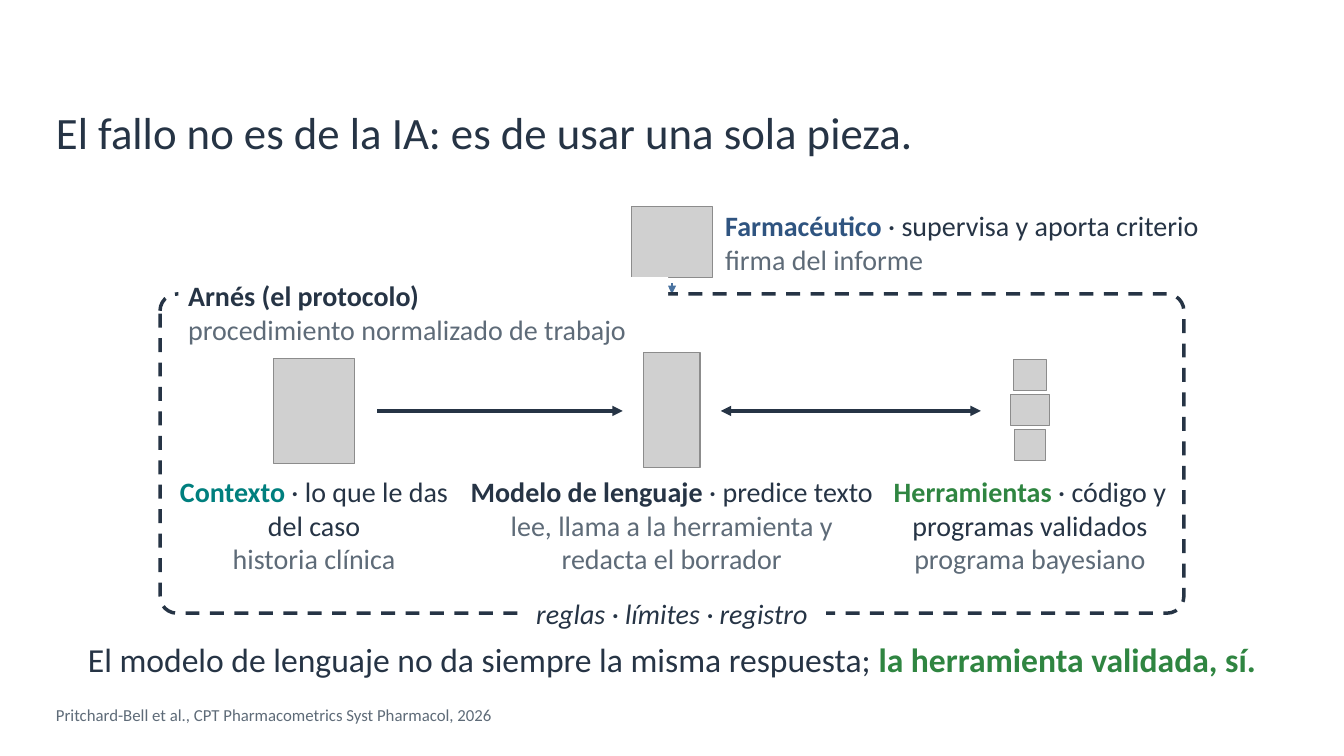
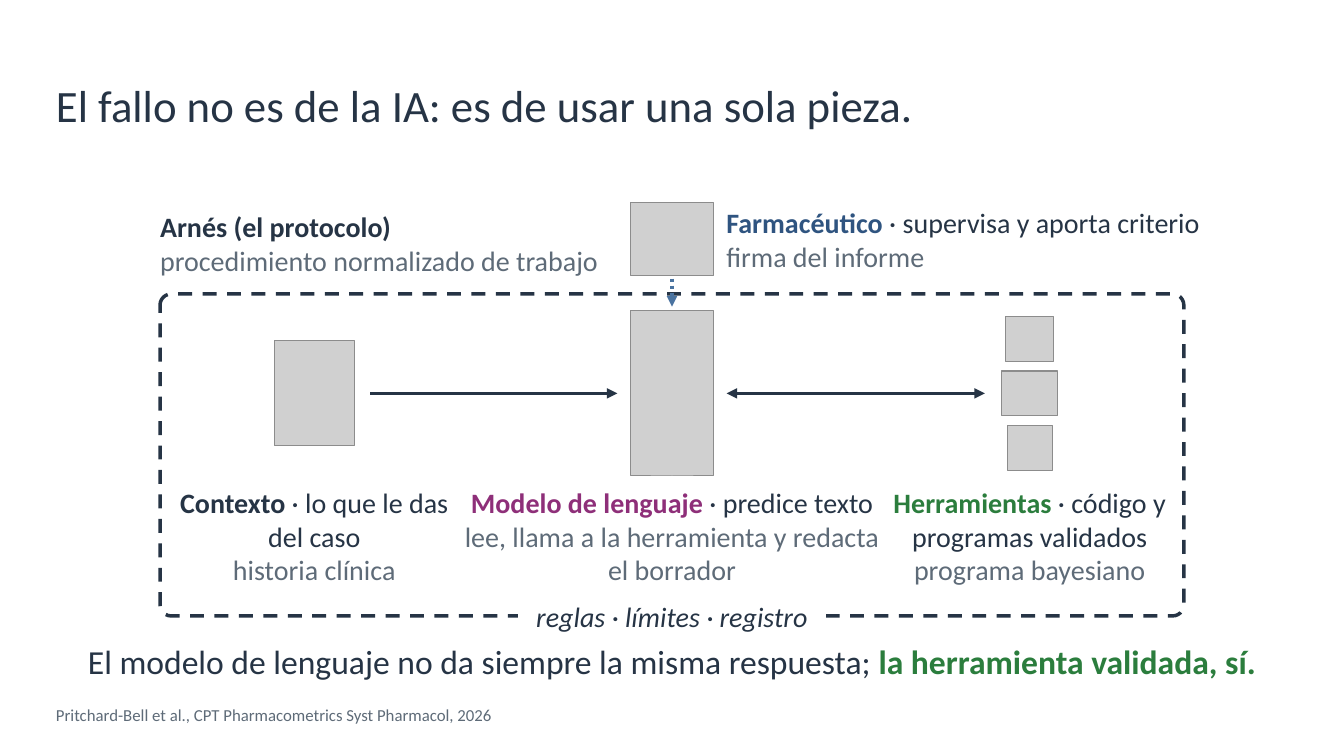
Before and after one commit to amonterodel/academic-pptx-skill, a slide deck: slide 6 of examples/sefh-71-ia-tdm/salida/ponencia-ia-tdm-montero.pptx. Drawn at 1344x756 pixels with LibreOffice and Linux fonts; fonts in the diff are those of the drawing; grey boxes stand for pictures; background and template pictures are left out. Boxes give left, top, right and bottom in pixels: in the first picture for what was removed or moved away, otherwise in the second. Text is boxed around its words. In the diff, an @@ line names an element or a change of style, - is before the commit and + after.

```diff
--- a/examples/sefh-71-ia-tdm/salida/ponencia-ia-tdm-montero.pptx
+++ b/examples/sefh-71-ia-tdm/salida/ponencia-ia-tdm-montero.pptx
@@ text "El fallo no es de ..." at bbox=[56, 91, 912, 130]: vertical alignment middle to top @@
@@ text "Arnés (el protocolo)": place and size @@
-text "Arnés (el protocolo)" at bbox=[188, 285, 626, 345]
+text "Arnés (el protocolo)" at bbox=[160, 216, 598, 276]
@@ text "Arnés (el protocolo)" at bbox=[160, 216, 598, 276]: vertical alignment top to bottom @@
@@ picture: place and size @@
-picture at bbox=[631, 207, 713, 277]
+picture at bbox=[630, 203, 714, 275]
@@ rounded rectangle at bbox=[160, 294, 1185, 616]: proportions changed @@
@@ arrow moved from (673, 283) - (673, 294) to (673, 278) - (673, 307) @@
@@ arrow (673, 278) - (673, 307): stroke #4A73A0 2 pt dashed to #4A73A0 2.5 pt dashed @@
@@ picture added at bbox=[631, 311, 714, 476] @@
@@ picture added at bbox=[1006, 317, 1054, 361] @@
@@ picture: place and size @@
-picture at bbox=[274, 359, 355, 464]
+picture at bbox=[274, 341, 355, 446]
@@ picture removed at bbox=[643, 353, 700, 468] @@
@@ picture added at bbox=[1002, 371, 1059, 415] @@
@@ picture removed at bbox=[1014, 360, 1047, 391] @@
@@ arrow moved from (377, 411) - (623, 411) to (370, 393) - (617, 393) @@
@@ double arrow moved from (721, 411) - (981, 411) to (727, 393) - (985, 393) @@
@@ picture removed at bbox=[1011, 395, 1050, 426] @@
@@ picture added at bbox=[1007, 425, 1052, 470] @@
@@ picture removed at bbox=[1014, 430, 1046, 461] @@
@@ text "Contexto · lo que le ...": place and size @@
-text "Contexto · lo que le ..." at bbox=[180, 482, 448, 569]
+text "Contexto · lo que le ..." at bbox=[180, 493, 448, 580]
@@ text at bbox=[180, 493, 448, 547]: text colour #007F7E to #263445 in "Contexto" @@
@@ text "Modelo de lenguaje · predice ...": place and size @@
-text "Modelo de lenguaje · predice ..." at bbox=[471, 482, 873, 569]
+text "Modelo de lenguaje · predice ..." at bbox=[465, 493, 879, 580]
@@ text at bbox=[471, 493, 873, 518]: text colour #263445 to #8E2F79 in "Modelo de lenguaje" @@
@@ text "Herramientas · código y programas ...": place and size @@
-text "Herramientas · código y programas ..." at bbox=[894, 482, 1166, 574]
+text "Herramientas · código y programas ..." at bbox=[893, 493, 1166, 585]
@@ text at bbox=[893, 493, 1166, 552]: text colour #2F8541 to #2B7D3D in "Herramientas" @@
@@ text "El modelo de lenguaje no ..." at bbox=[88, 650, 1256, 680]: text colour #2F8541 to #2B7D3D in "la herramienta validada, sí." @@
```
Also in this commit, not shown: 8 other slides changed, 29 other files.
